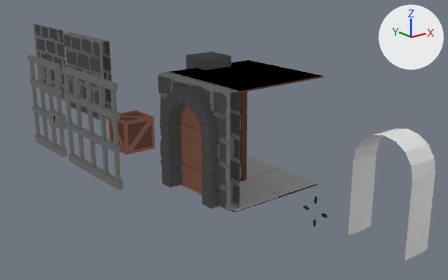
Before and after pictures for a commit that changed the Blender file blender/props.blend.
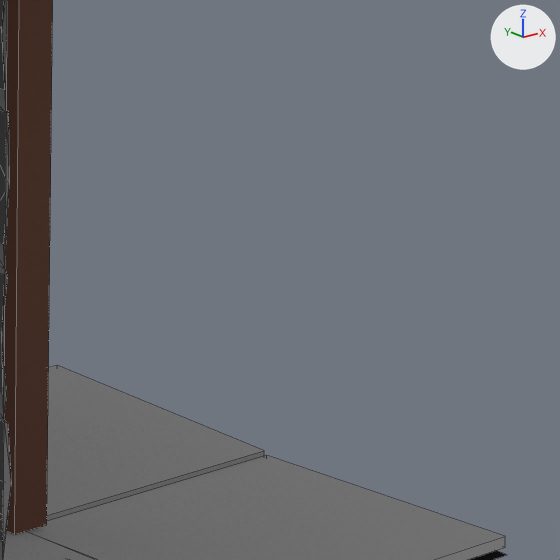
Each version appears first from a 50 mm camera at (-3.521, -5.135, 2.085) aimed at (0.621, 0.043, 0.014), and next in a close-up on the part from 53% to 73% of the width and 35% to 66% of the height. Lighting does not change. The marker at upper right points along +X, +Y and +Z. The close-ups show mesh edges as thin lines.

Objects in the first close-up: 'BrickWallHole1', 'StoneTileGround1', 'WoodenSupport1'.
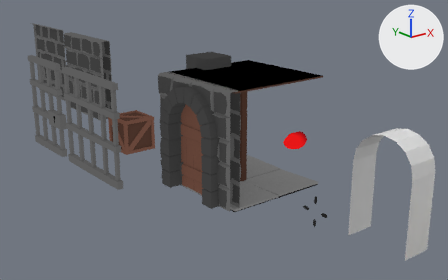
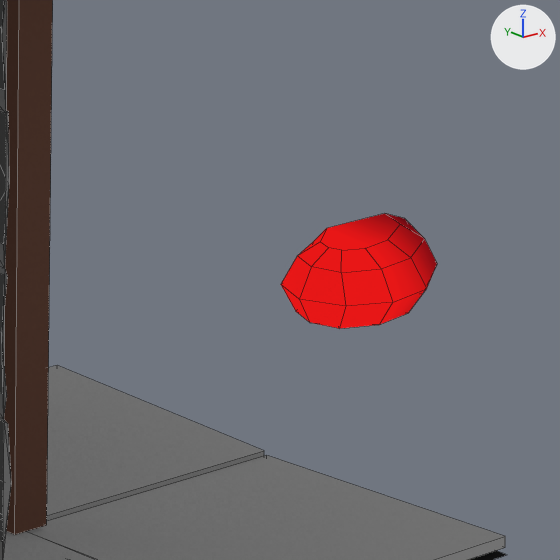
Commit message: Added heart containers

Changed parts and their boxes [x1, y1, x2, y2] in the close-ups (560 x 560 px):
```json
{"object": "HalfHeart", "change": "added", "after": [281, 214, 437, 329]}
```

The change, as JSON lines over the scene's bpy script:
```json
{"op": "add", "block": "me_halfheart", "code": ["me_halfheart = bpy.data.meshes.new('HalfHeart')", "me_halfheart.from_pydata(...)  # 40 vertices, 36 faces; spans x -0.23..0.171, y -0.223..0.0, z -0.069..0.069", "me_halfheart.materials.append(mat_previewmaterial)"]}
{"op": "add", "block": "ob_halfheart", "code": ["ob_halfheart = bpy.data.objects.new('HalfHeart', me_halfheart)", "ob_halfheart.location = (1.301, -0.371, 0.0)"]}
```
